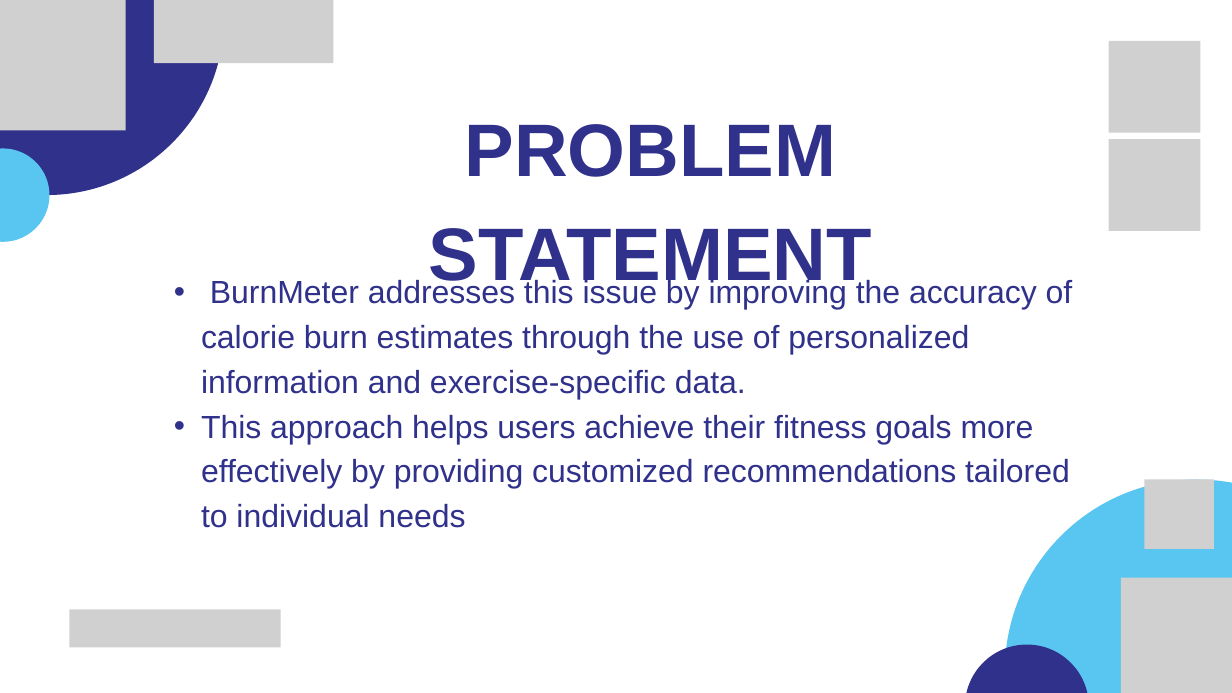
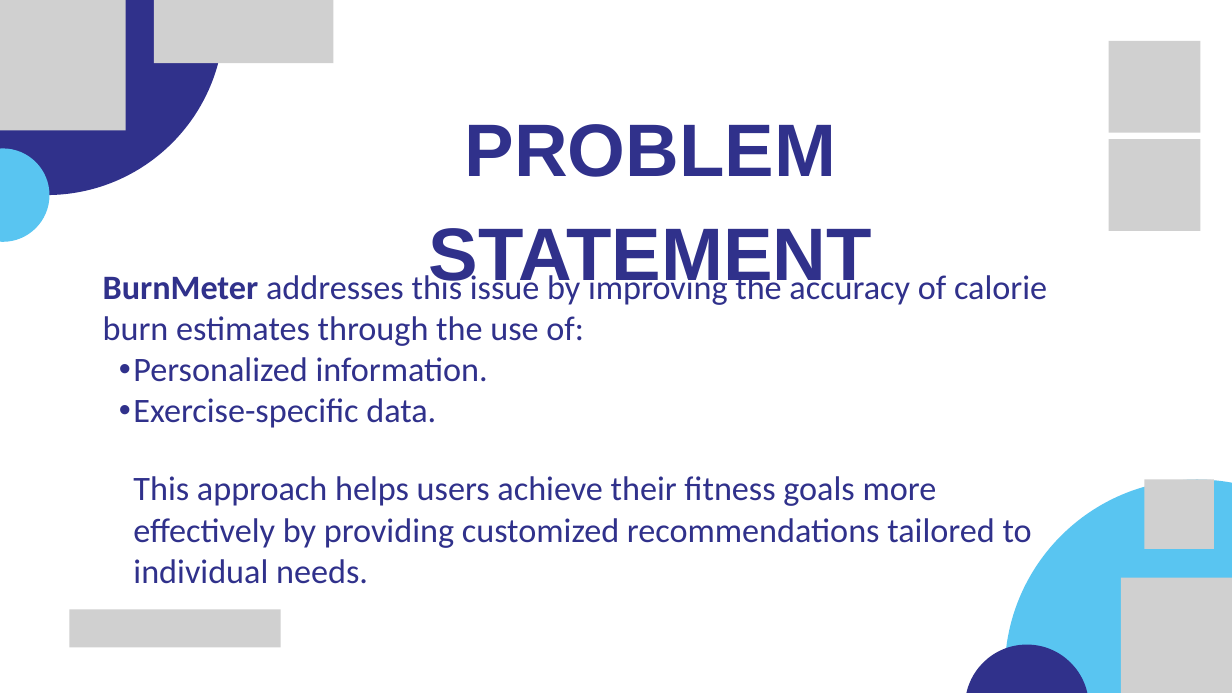
Before and after one commit to Mohamedelmahdy01/BurnMeter, a slide deck: slide 4 of BurnMeter.pptx. Drawn at 1232x693 pixels with LibreOffice and Linux fonts; fonts in the diff are those of the drawing; grey boxes stand for pictures. Boxes give left, top, right and bottom in pixels: in the first picture for what was removed or moved away, otherwise in the second. Text is boxed around its words. In the diff, an @@ line names an element or a change of style, - is before the commit and + after.

Commit message:
Correct spelling errors

```diff
--- a/BurnMeter.pptx
+++ b/BurnMeter.pptx
@@ text at [103, 271, 1047, 584]: text changed; size 37.3 to 40 pt; font Arial to Calibri @@
-  • BurnMeter addresses this issue by improving the accuracy of calorie burn estimates through the use of personalized information and exercise-specific data.
-  • This approach helps users achieve their fitness goals more effectively by providing customized recommendations tailored to individual needs
+BurnMeter addresses this issue by improving the accuracy of calorie burn estimates through the use of:
+  • Personalized information.
+  • Exercise-specific data.
+  This approach helps users achieve their fitness goals more effectively by providing customized recommendations tailored to individual needs.
```
Also in this commit, not shown: 13 other slides changed, 1 slide removed.
